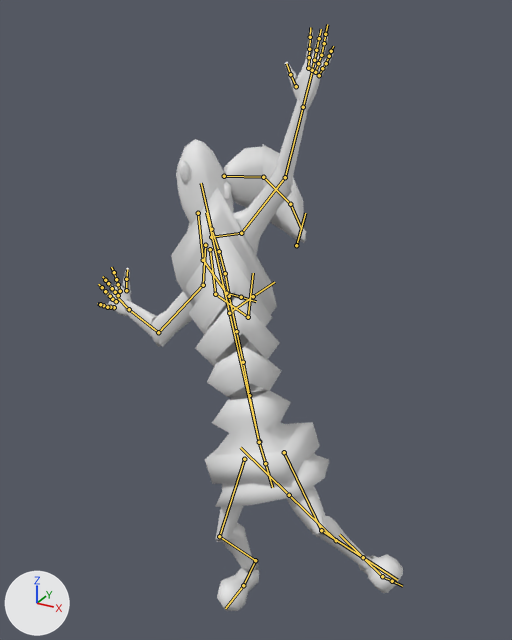
Renders of the FBX model Assets/Models/FolesbelaModel.fbx from each side of a commit.
The view is the same before and after, from a camera (50 mm lens) standing at (1.32, -2.59, 2.83) and looking at (-0.21, 0.2, 1.44). Lighting does not change. The marker at lower left points along +X, +Y and +Z. The older version comes first. Both versions are drawn at frame 1 of the action 'FolesbelaRig|IdleCombat'; the numbers are the values there. The bones that change, and the others that lie on the model, are drawn over the model as lines.

Objects in the first picture: 'CabeloBase', 'FolesbelaProxy'.
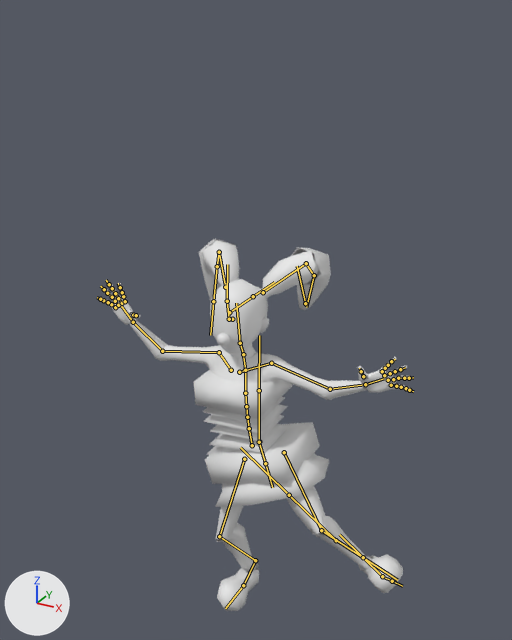
The change, as a list of edits to the scene's bpy script:
```text
Change bone_bellowbottom:
    where bone_bellowbottom = bpy.data.objects['FolesbelaRig'].pose.bones['BellowBottom']  # child of 'Master'
    bone_bellowbottom.location: (0.0, 0.0, 0.0) -> (-0.03, -0.024, 0.0)
    bone_bellowbottom.rotation_quaternion: (0.98, -0.1, 0.0, 0.17) -> (0.997, 0.0, 0.0, 0.079)  # degrees (-11, 2, 19) -> degrees (0, 0, 9)
    bone_bellowbottom.scale: (1.0, 2.5, 1.0) -> (1.0, 1.0, 1.0)
Change bone_bellowmiddlebottom:
    where bone_bellowmiddlebottom = bpy.data.objects['FolesbelaRig'].pose.bones['BellowMiddleBottom']  # child of 'BellowBottom'
    bone_bellowmiddlebottom.rotation_quaternion: (0.992, -0.102, 0.008, 0.068) -> (1.0, 0.0, 0.0, -0.02)  # degrees (-12, 2, 8) -> degrees (0, 0, -2)
    bone_bellowmiddlebottom.scale: (1.0, 1.08, 0.99) -> (1.0, 1.0, 1.0)
Change bone_bellowmiddletop:
    where bone_bellowmiddletop = bpy.data.objects['FolesbelaRig'].pose.bones['BellowMiddleTop']  # child of 'BellowMiddleBottom'
    bone_bellowmiddletop.rotation_quaternion: (0.996, -0.079, 0.006, 0.052) -> (1.0, 0.0, 0.0, -0.015)  # degrees (-9, 1, 6) -> degrees (0, 0, -2)
    bone_bellowmiddletop.scale: (1.0, 1.05, 0.99) -> (1.0, 1.0, 1.0)
Change bone_bellowtop:
    where bone_bellowtop = bpy.data.objects['FolesbelaRig'].pose.bones['BellowTop']  # child of 'BellowMiddleTop'
    bone_bellowtop.rotation_quaternion: (0.997, -0.06, 0.005, 0.04) -> (1.0, 0.0, 0.0, -0.011)  # degrees (-7, 1, 5) -> degrees (0, 0, -1)
    bone_bellowtop.scale: (1.0, 1.03, 1.0) -> (1.0, 1.0, 1.0)
Change bone_accordiontop:
    where bone_accordiontop = bpy.data.objects['FolesbelaRig'].pose.bones['AccordionTop']  # child of 'BellowTop'
    bone_accordiontop.rotation_quaternion: (1.0, -0.021, 0.0, 0.0) -> (1.0, 0.0, 0.0, 0.0)  # degrees (-2, 0, 0) -> degrees (0, 0, 0)
    bone_accordiontop.scale: (1.0, 0.41, 1.0) -> (1.0, 1.0, 1.0)
Change bone_hairmiddle_l:
    where bone_hairmiddle_l = bpy.data.objects['FolesbelaRig'].pose.bones['HairMiddle.L']  # child of 'HairBase.L'
    bone_hairmiddle_l.rotation_quaternion: (0.996, 0.091, 0.0, -0.01) -> (0.943, -0.238, 0.0, 0.234)  # degrees (10, 0, -1) -> degrees (-27, 6, 26)
Change bone_hairmiddle_r:
    where bone_hairmiddle_r = bpy.data.objects['FolesbelaRig'].pose.bones['HairMiddle.R']  # child of 'HairBase.R'
    bone_hairmiddle_r.rotation_quaternion: (0.928, -0.373, 0.0, 0.01) -> (0.992, 0.064, 0.0, -0.113)  # degrees (-44, 0, 1) -> degrees (7, 1, -13)
```

Changed parts and their boxes [x1, y1, x2, y2] in the pictures (512 x 640 px):
'FolesbelaProxy', posed (43% shorter)
    before: [101, 29, 403, 611]
    after: [101, 279, 411, 611]
'CabeloBase', posed
    before: [187, 144, 306, 243]
    after: [199, 239, 331, 310]
bone 'BellowBottom', root to tip
    before: (259, 442) to (249, 395)
    after: (252, 445) to (249, 428)
bone 'BellowMiddleBottom', root to tip
    before: (249, 395) to (243, 362)
    after: (249, 428) to (247, 417)
bone 'BellowMiddleTop', root to tip
    before: (243, 362) to (236, 331)
    after: (247, 417) to (246, 406)
bone 'BellowTop', root to tip
    before: (236, 331) to (229, 296)
    after: (246, 406) to (245, 393)
bone 'AccordionTop', root to tip
    before: (229, 296) to (225, 273)
    after: (245, 393) to (245, 370)
bone 'HairMiddle.L', root to tip
    before: (263, 177) to (290, 204)
    after: (306, 263) to (314, 275)
bone 'HairMiddle.R', root to tip
    before: (203, 260) to (226, 293)
    after: (219, 252) to (217, 266)
